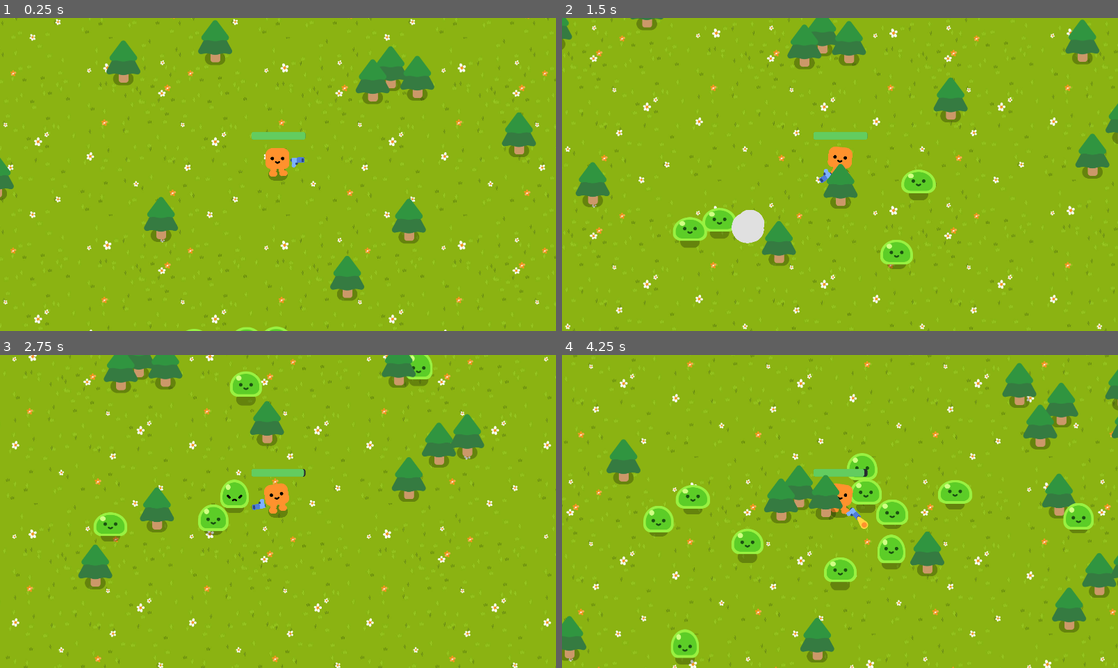
Above: before the commit, frames 1-4 (two rows, left to right).
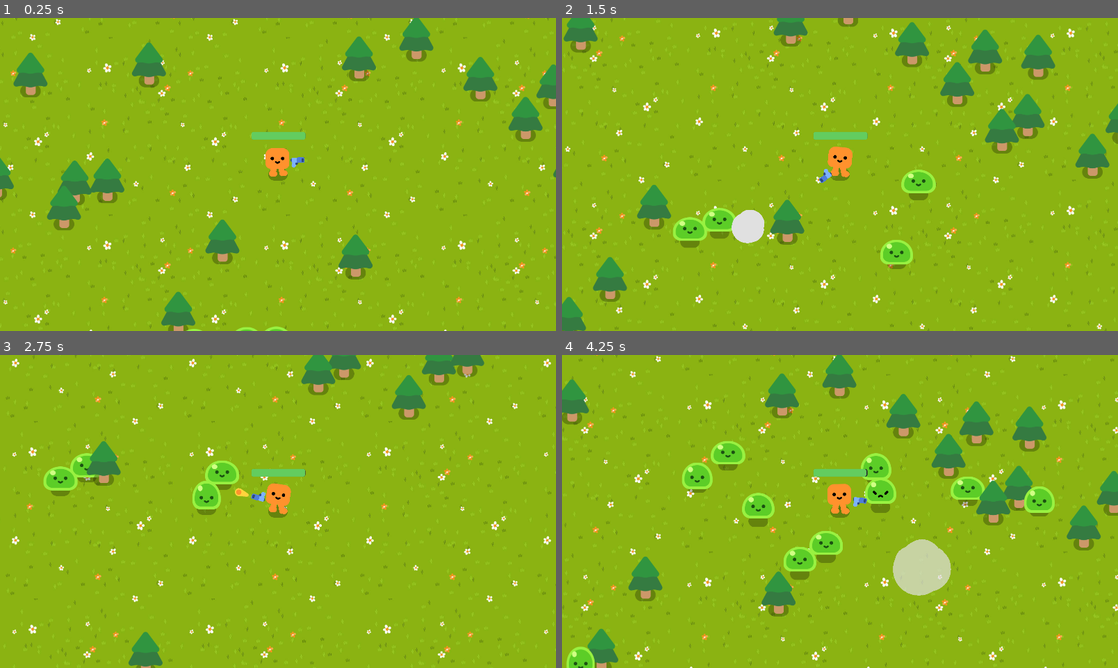
Above: after the commit, the same moments.

Repository: Tanukitown/GDQuest-Tutorial-Game
Game: Godot game, scene res://survivors_game.tscn
The game is run twice, just before and just after one commit, with the same random seed, the same clock (stepped at 60 frames per second) and the same inputs.
Inputs:
- Up to frame 1 (0.25 s): no input
- Up to frame 2 (1.5 s): hold D (move_right) 0.53-1.28 s; hold S (move_down) from 1.28 s (still down)
- Up to frame 3 (2.75 s): release S (move_down) at 2.03 s; hold D (move_right) from 2.03 s (still down)
- Up to frame 4 (4.25 s): release D (move_right) at 2.78 s; hold W (move_up) 2.78-3.53 s; hold A (move_left) from 3.53 s (still down)

The runs differ from the first frame. In frame 1, 11% of the frame differs, in the area x 2-100%, y 0-100%; in frame 2, 10%; in frame 3, 16%; in frame 4, 26%, in the area x 0-100%, y 0-100%.

Commit message:
Adds a restart button

Diff:
--- a/survivors_game.gd
+++ b/survivors_game.gd
@@ -9,9 +9,25 @@
 
 
 func _ready() -> void:
+	get_tree().paused = false
 	var viewport_size = get_viewport_rect().size
 	spawn_radius = viewport_size.length() * 0.8  # just outside screen diagonal
 	despawn_radius = spawn_radius + 300.0
+
+	# Fill initial viewport with trees
+	var player_pos = $Player.global_position
+	for i in max_trees:
+		var angle = randf() * TAU
+		var distance = randf_range(150.0, spawn_radius)
+		var spawn_pos = player_pos + Vector2(cos(angle), sin(angle)) * distance
+
+		if is_position_clear(spawn_pos):
+			var tree = tree_scene.instantiate()
+			tree.global_position = spawn_pos
+			add_child(tree)
+			spawned_trees.append(tree)
+
+	# Spawn initial slimes
 	spawn_mob()
 	spawn_mob()
 	spawn_mob()
@@ -72,3 +88,8 @@
 func _on_player_health_depleted() -> void:
 	%GameOver.visible = true
 	get_tree().paused = true
+
+
+func _on_button_pressed() -> void:
+	get_tree().paused = false
+	get_tree().call_deferred("reload_current_scene")
--- a/survivors_game.tscn
+++ b/survivors_game.tscn
@@ -4,7 +4,6 @@
 [ext_resource type="Script" uid="uid://c1bfau31nfqio" path="res://survivors_game.gd" id="1_qqaft"]
 [ext_resource type="Shader" uid="uid://gwyl7phscoyg" path="res://background.gdshader" id="2_7jj1j"]
 [ext_resource type="Texture2D" uid="uid://d1f1ntx56xstp" path="res://textures/istockphoto-865924416-612x612.jpg" id="2_qqaft"]
-[ext_resource type="PackedScene" uid="uid://dq3r015sr1uql" path="res://pine_tree.tscn" id="2_y3pti"]
 
 [sub_resource type="ShaderMaterial" id="ShaderMaterial_edxvn"]
 shader = ExtResource("2_7jj1j")
@@ -48,39 +47,13 @@
 position = Vector2(-121, -150)
 rotation = -0.0013562378
 
-[node name="PineTree" parent="." unique_id=1960764671 instance=ExtResource("2_y3pti")]
-position = Vector2(547, 756)
-
-[node name="PineTree2" parent="." unique_id=115480464 instance=ExtResource("2_y3pti")]
-position = Vector2(417, 216)
-
-[node name="PineTree3" parent="." unique_id=2143949789 instance=ExtResource("2_y3pti")]
-position = Vector2(1340, 236)
-
-[node name="PineTree4" parent="." unique_id=240804218 instance=ExtResource("2_y3pti")]
-position = Vector2(1432, 269)
-
-[node name="PineTree5" parent="." unique_id=589640757 instance=ExtResource("2_y3pti")]
-position = Vector2(1278, 281)
-
-[node name="PineTree6" parent="." unique_id=1568838824 instance=ExtResource("2_y3pti")]
-position = Vector2(1403, 762)
-
-[node name="PineTree7" parent="." unique_id=1134761239 instance=ExtResource("2_y3pti")]
-position = Vector2(734, 146)
-
-[node name="PineTree8" parent="." unique_id=871850836 instance=ExtResource("2_y3pti")]
-position = Vector2(1190, 959)
-
-[node name="PineTree9" parent="." unique_id=221495031 instance=ExtResource("2_y3pti")]
-position = Vector2(1783, 464)
-
 [node name="Timer" type="Timer" parent="." unique_id=1584703191]
 wait_time = 0.3
 autostart = true
 
 [node name="GameOver" type="CanvasLayer" parent="." unique_id=1917378088]
 unique_name_in_owner = true
+process_mode = 3
 visible = false
 
 [node name="ColorRect" type="ColorRect" parent="GameOver" unique_id=402060085]
@@ -107,5 +80,23 @@
 theme_override_font_sizes/font_size = 156
 text = "Game Over"
 
+[node name="Button" type="Button" parent="GameOver/ColorRect/Label" unique_id=999419715]
+layout_mode = 1
+anchors_preset = 7
+anchor_left = 0.5
+anchor_top = 1.0
+anchor_right = 0.5
+anchor_bottom = 1.0
+offset_left = -60.0
+offset_top = -27.5
+offset_right = 60.0
+offset_bottom = 25.5
+grow_horizontal = 2
+grow_vertical = 0
+theme_override_font_sizes/font_size = 32
+action_mode = 0
+text = "Restart"
+
 [connection signal="health_depleted" from="Player" to="." method="_on_player_health_depleted"]
 [connection signal="timeout" from="Timer" to="." method="_on_timer_timeout"]
+[connection signal="pressed" from="GameOver/ColorRect/Label/Button" to="." method="_on_button_pressed"]
